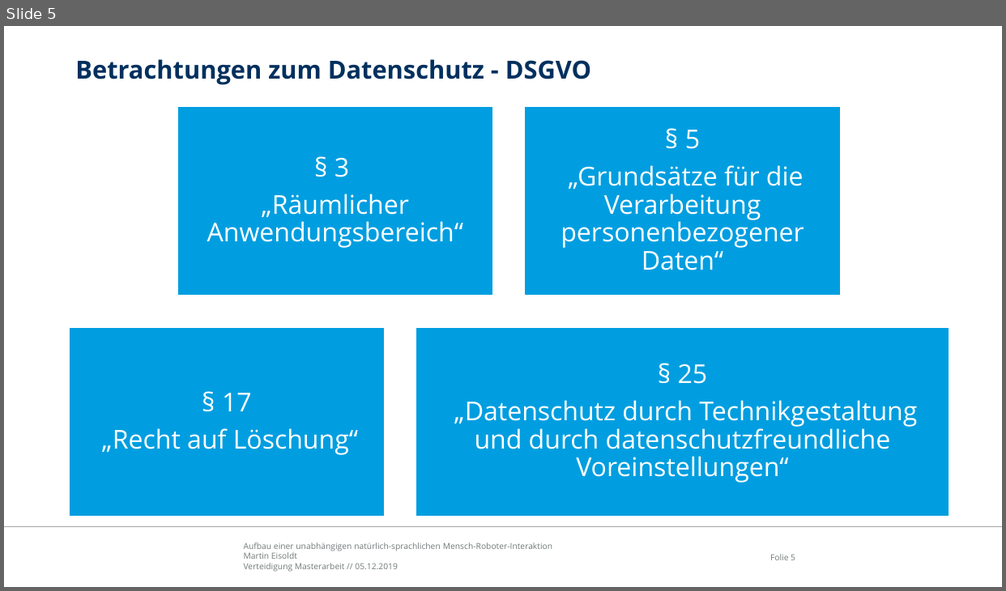
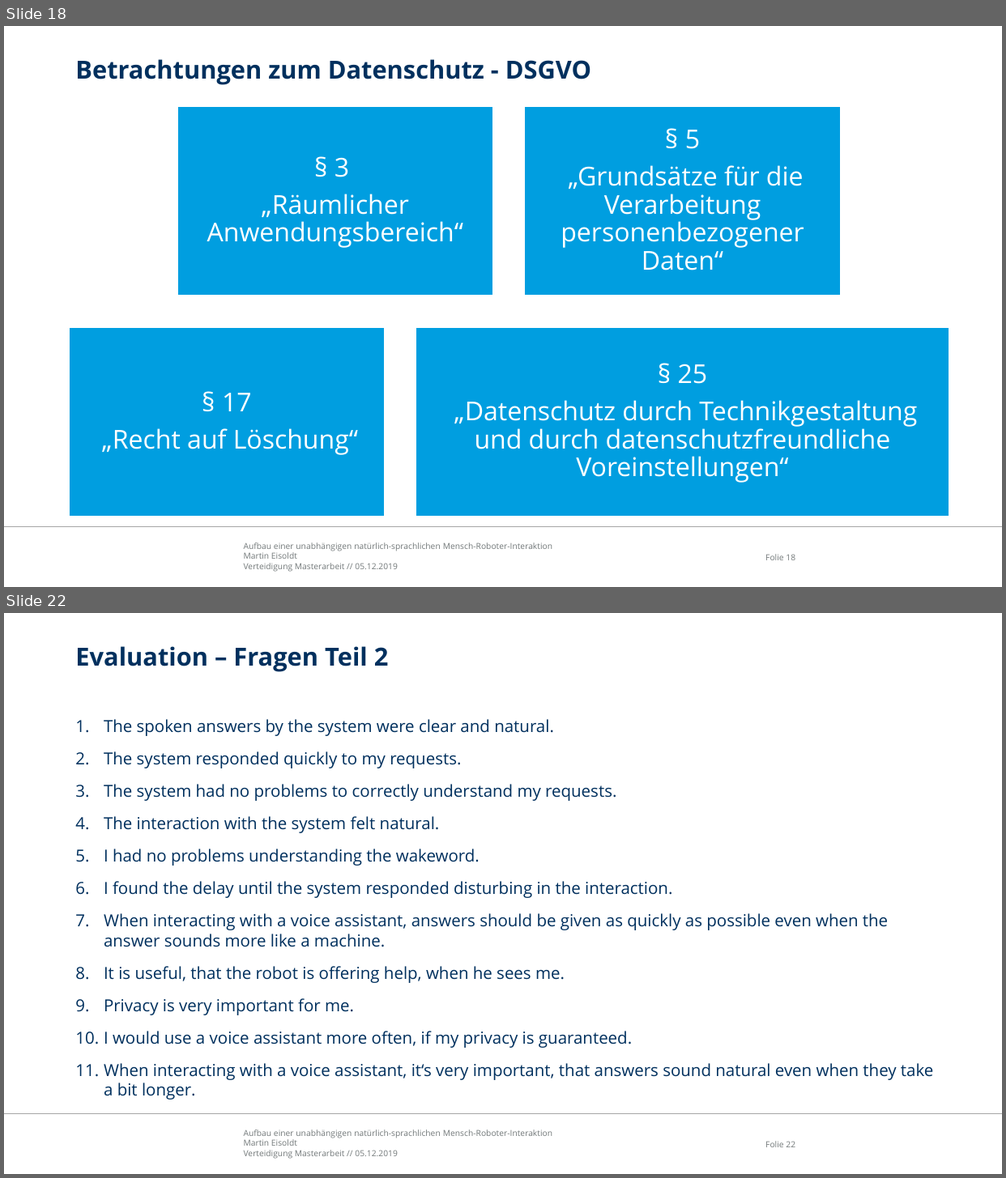
Before and after one commit to edegeyer/masterarbeit, a slide deck: verteidigung/verteidigung.pptx. Shown one above the other, each under a label of ours: slide 5 before the commit, slides 18 and 22 after it; the slides between them are not shown. The pictures are 1006x591 and 1006x1178 pixels, drawn with LibreOffice and Linux fonts; fonts in the diff are those of the drawing; background and template pictures are left out. Boxes give left, top, right and bottom in pixels: in the first picture for what was removed or moved away, otherwise in the second. Text is boxed around its words. In the diff, an @@ line names an element or a change of style, - is before the commit and + after.

```diff
--- a/verteidigung/verteidigung.pptx
+++ b/verteidigung/verteidigung.pptx
@@ slide 22 added at (4,613,1002,1174), background #FFFFFF; not listed: 3 template elements that a slide beside it also shows @@
@@ title added at (75,646,389,672), 24 pt, text #00305E, bold @@
+Evaluation – Fragen Teil 2
@@ text added at (104,719,933,1080), 16 pt, text #00305E @@
+1. The spoken answers by the system were clear and natural.
+2. The system responded quickly to my requests.
+3. The system had no problems to correctly understand my requests.
+4. The interaction with the system felt natural.
+5. I had no problems understanding the wakeword.
+6. I found the delay until the system responded disturbing in the interaction.
+7. When interacting with a voice assistant, answers should be given as quickly as possible even when the answer sounds more like a machine.
+8. It is useful, that the robot is offering help, when he sees me.
+9. Privacy is very important for me.
+10. I would use a voice assistant more often, if my privacy is guaranteed.
+11. When interacting with a voice assistant, it‘s very important, that answers sound natural even when they take a bit longer.
@@ what was slide 5 is now slide 18 @@
@@ page number at (765,554,795,561): text changed @@
-Folie 5
+Folie 18
```
Also in this commit, not shown: 9 slides changed, 6 other slides added, 1 slide removed, 3 other files.
